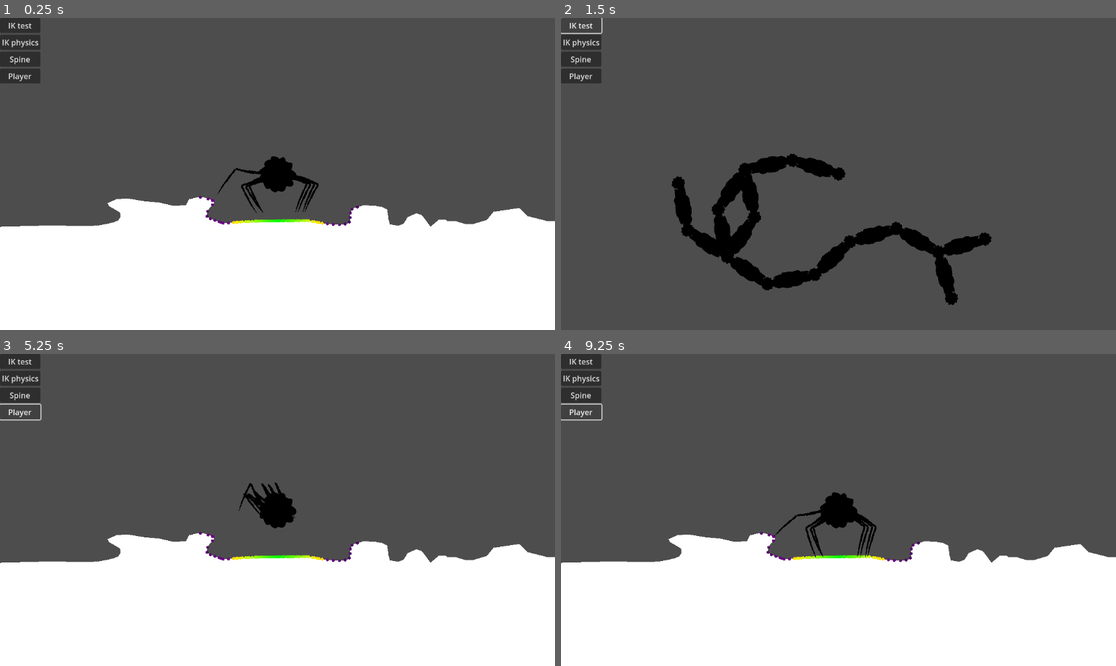
Above: before the commit, frames 1-4 (two rows, left to right).
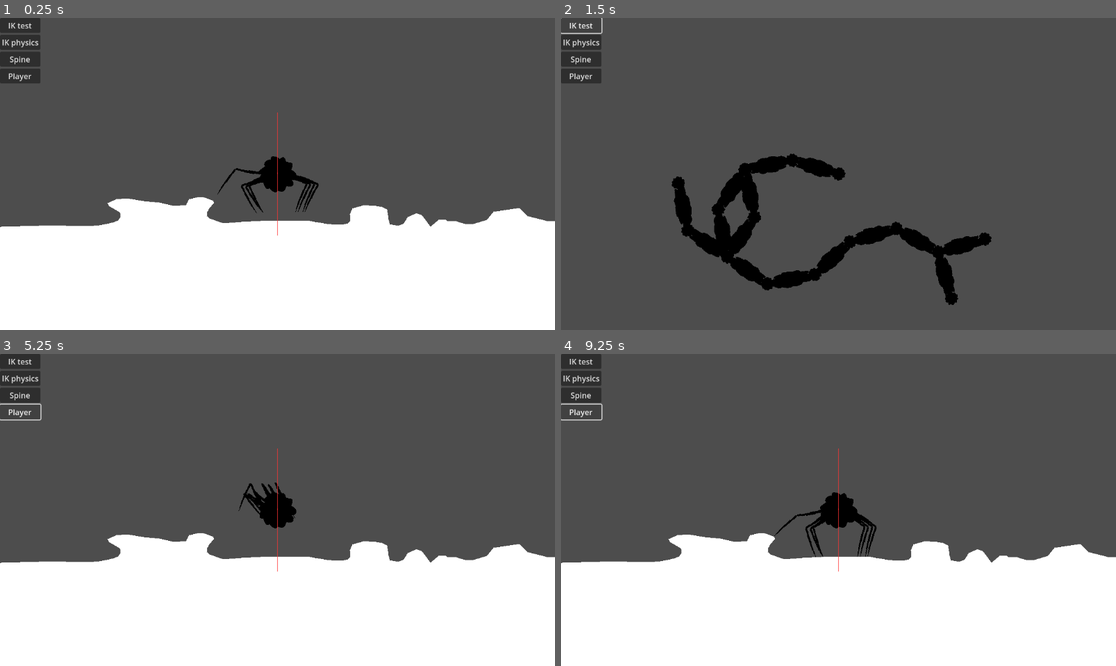
Above: after the commit, the same moments.

Repository: p4triko/CG-2025-Project-Procedural-Animation
Game: Godot game, scene res://scenes/player_testing.tscn
Two runs of this game, one before a commit and one after it. Both use one fixed random seed, a clock stepped at 60 frames per second and the inputs below.
Inputs:
- Up to frame 1 (0.25 s): no input
- Up to frame 2 (1.5 s): click "IK test" at 0.5 s; click "IK test" at 1.25 s
- Up to frame 3 (5.25 s): click "IK physics" at 2 s; click "IK test" at 2.75 s; click "Spine" at 3.5 s; click "IK test" at 4.25 s; click "Player" at 5 s
- Up to frame 4 (9.25 s): click "IK physics" at 5.75 s; click "IK physics" at 6.5 s; click "Spine" at 7.25 s; click "IK physics" at 8 s; click "Player" at 8.75 s

The runs differ from the first frame. In frame 1, 0.3% of the frame differs, in the area x 35-65%, y 30-70%; in frame 2, nothing differs; in frame 3, 0.3%; in frame 4, 0.3%.

Commit message:
Casting for floor (body movement)

Diff:
--- a/objects/Player/player.gd
+++ b/objects/Player/player.gd
@@ -4,7 +4,7 @@
 
 @export_group("Vertical")
 @export var gravity: float = 1.0
-@export var v_accel: float = 1.0
+@export var v_accel: float = 200.0
 
 @export_group("Horisontal")
 @export var h_accel: float = 2000.0
@@ -12,7 +12,7 @@
 @export var h_target_velocity: float = 300
 @export var sprint_multiplier: float = 1.5
 
-var wanted_floor_distance = 40;
+var wanted_floor_distance = 100;
 var wanted_velocity: Vector2
 var is_grounded: bool = false
 var is_touching_wall: bool = false
@@ -24,21 +24,53 @@
 
 var debug_draw_surfaces: Array = []
 
+@onready var floor_raycast: RecursiveRayCast2D = $FloorRayCast
+@onready var body_raycast: RecursiveRayCast2D = $BodyRayCast
+
 func _ready() -> void:
 	left_legs = [%LegLeft1, %LegLeft2, %LegLeft3, %LegLeft4]
 	right_legs = [%LegRight1, %LegRight2, %LegRight3, %LegRight4]
 	legs = left_legs + right_legs
 
 func _physics_process(delta: float) -> void:
-	var input_axis: Vector2 = Vector2(Input.get_axis("game_left", "game_right"), Input.get_axis("game_up", "game_down"))
+	var input_axis: Vector2 = Vector2(Input.get_axis("game_left", "game_right"), Input.get_axis("game_down", "game_up"))
 	var input_sprint: bool = Input.is_action_pressed("game_sprint")
 
-	# Vertical velocity
+	## Raycasting for nearby surfaces/walls
+	var surfaces = get_potential_surfaces()
+	debug_draw_surfaces = surfaces
+
+	## Vertical velocity
+	var left_legs_grounded = 0
+	for i: SpiderLeg in left_legs:
+		left_legs_grounded += 1 if i.state == i.states.GROUNDED else 0
+
+	# Find floor, where spider will be
+	var prediction_time = 0.25
+	var spider_predicted_positon = velocity * prediction_time
+	floor_raycast.position.x = spider_predicted_positon.x
+	floor_raycast.exclude = [self]
+	var floor_points = floor_raycast.get_collisions()
+	var new_floor: Vector2 = null if floor_points.is_empty() else floor_points[0][0]
+	var current_floor = Vector2(0, wanted_floor_distance)
+	for floor_point in floor_points:
+		body_raycast.target_positon = floor_point[0] - body_raycast.global_position + floor_point[1]
+		if body_raycast.get_collisions().is_empty():
+			if new_floor.distance_to(current_floor) > floor_point[0].distance_to(current_floor) :
+				new_floor = floor_point[0]
+	body_raycast.target_positon = new_floor - body_raycast.global_position - Vector2(0, wanted_floor_distance) #Just for visualization
+
+	# Wanted velocity is the ideal direction/speed player wants to be moving at,
+	# but it has to be interpolated for smoother movement
 	if abs(input_axis.y) > 0.5:
 		wanted_floor_distance += input_axis.y * v_accel * delta
+		wanted_floor_distance = clamp(wanted_floor_distance, 50, 128)
+	#print(wanted_floor_distance)
 	wanted_velocity.y = 0
 
-	# Horizontal velocity
+	velocity.y = wanted_velocity.y
+
+	## Horizontal velocity
 	wanted_velocity.x = input_axis.x * h_target_velocity * (sprint_multiplier if input_sprint else 1.0)
 	var velocity_diff: float = wanted_velocity.x - velocity.x
 	var is_speeding_up: bool = sign(velocity.x) * wanted_velocity.x > sign(velocity.x) * velocity.x
@@ -48,9 +80,6 @@
 	move_and_slide()
 
 	## Leg movement
-	var surfaces = get_potential_surfaces()
-	debug_draw_surfaces = surfaces
-
 	var leg_scores = []
 	for leg_i in legs.size():
 		var leg: SpiderLeg = legs[leg_i]
@@ -79,9 +108,7 @@
 		var score_diff = best_surface_score - current_score
 		var best_surface = data[3]
 
-
 		if leg.state == leg.states.GROUNDED:
-			if leg.name == "LegLeft1": print(current_score)
 			if score_diff > trigger_threshold: # If new surface is way better than current surface, then step
 				leg.step(best_surface[0], best_surface[1])
 		if current_score < 0:
@@ -138,14 +165,16 @@
 
 func _draw():
 	## For surfaces, doesnt account for the angle
-	for surface in debug_draw_surfaces:
-		var pos = surface[0] - global_position
-		var normal = surface[1]
-		var score = calculate_score(pos - velocity * 0.25, normal, 0)
-		draw_circle(pos, 3, debug_gradient.gradient.sample((score + 1)/2))
+	#for surface in debug_draw_surfaces:
+		#var pos = surface[0] - global_position
+		#var normal = surface[1]
+		#var score = calculate_score(pos - velocity * 0.25, normal, 0)
+		#draw_circle(pos, 3, debug_gradient.gradient.sample((score + 1)/2))
 
 	## All positions, doesnt account for normal or angle
 	#for x in range(-128, 129, 8):
 		#for y in range(-128, 129, 8):
 			#var score = calculate_score(Vector2(x, y), Vector2.UP, 1.1)
 			#draw_circle(Vector2(x, y) + velocity * 0.25, 3, debug_gradient.gradient.sample((score + 1)/2))
+
+	pass
--- a/objects/Player/player.tscn
+++ b/objects/Player/player.tscn
@@ -32,7 +32,7 @@
 position = Vector2(-24, 0)
 wanted_position = Vector2(-77.53792, 61.877224)
 leg_polarity = true
-neighbour_legs = [NodePath("../LegLeft2"), NodePath("../LegRight2")]
+neighbour_legs = [NodePath("../LegRight1"), NodePath("../LegLeft4")]
 leg_reposition_speed = 0.25
 step_weight = 0.5
 
@@ -41,7 +41,7 @@
 position = Vector2(-16, 0)
 wanted_position = Vector2(-49.061314, 92.95154)
 leg_polarity = true
-neighbour_legs = [NodePath("../LegLeft1"), NodePath("../LegRight1")]
+neighbour_legs = [NodePath("../LegRight2"), NodePath("../LegLeft1")]
 leg_reposition_speed = 0.25
 step_weight = 0.5
 
@@ -50,7 +50,7 @@
 position = Vector2(-8, 0)
 wanted_position = Vector2(-79.09073, 69.62354)
 leg_polarity = true
-neighbour_legs = [NodePath("../LegLeft4"), NodePath("../LegRight4")]
+neighbour_legs = [NodePath("../LegRight3"), NodePath("../LegLeft2")]
 leg_reposition_speed = 0.25
 step_weight = 0.5
 
@@ -58,14 +58,14 @@
 unique_name_in_owner = true
 wanted_position = Vector2(-49.061314, 92.95154)
 leg_polarity = true
-neighbour_legs = [NodePath("../LegLeft3"), NodePath("../LegRight3")]
+neighbour_legs = [NodePath("../LegRight4"), NodePath("../LegLeft3")]
 leg_reposition_speed = 0.25
 step_weight = 0.5
 
 [node name="LegRight1" parent="." node_paths=PackedStringArray("neighbour_legs") instance=ExtResource("3_hi0mj")]
 unique_name_in_owner = true
 wanted_position = Vector2(73.11943, 54.499714)
-neighbour_legs = [NodePath("../LegRight2"), NodePath("../LegLeft2")]
+neighbour_legs = [NodePath("../LegLeft1"), NodePath("../LegRight4")]
 leg_reposition_speed = 0.25
 step_weight = 0.5
 
@@ -73,7 +73,7 @@
 unique_name_in_owner = true
 position = Vector2(8, 0)
 wanted_position = Vector2(2.3123076, 80.41855)
-neighbour_legs = [NodePath("../LegRight1"), NodePath("../LegLeft1")]
+neighbour_legs = [NodePath("../LegLeft2"), NodePath("../LegRight1")]
 leg_reposition_speed = 0.25
 step_weight = 0.5
 
@@ -81,7 +81,7 @@
 unique_name_in_owner = true
 position = Vector2(16, 0)
 wanted_position = Vector2(73.11943, 54.499714)
-neighbour_legs = [NodePath("../LegRight4"), NodePath("../LegLeft4")]
+neighbour_legs = [NodePath("../LegLeft3"), NodePath("../LegRight2")]
 leg_reposition_speed = 0.25
 step_weight = 0.5
 
@@ -89,7 +89,7 @@
 unique_name_in_owner = true
 position = Vector2(24, 0)
 wanted_position = Vector2(2.3123076, 80.41855)
-neighbour_legs = [NodePath("../LegRight3"), NodePath("../LegLeft3")]
+neighbour_legs = [NodePath("../LegLeft4"), NodePath("../LegRight3")]
 leg_reposition_speed = 0.25
 step_weight = 0.5
 
@@ -1251,3 +1251,15 @@
 position = Vector2(-20, 20)
 script = ExtResource("4_76bfe")
 target_positon = Vector2(127.383644, -12.546194)
+
+[node name="FloorRayCast" type="Node2D" parent="."]
+position = Vector2(0, -128)
+script = ExtResource("4_76bfe")
+target_positon = Vector2(0, 256)
+draw_debug = 0
+metadata/_custom_type_script = "uid://bnyh50e0grrse"
+
+[node name="BodyRayCast" type="Node2D" parent="."]
+script = ExtResource("4_76bfe")
+draw_debug = 0
+metadata/_custom_type_script = "uid://bnyh50e0grrse"
--- a/objects/RecursiveRayCast2D/RecursiveRayCast2D.gd
+++ b/objects/RecursiveRayCast2D/RecursiveRayCast2D.gd
@@ -41,5 +41,5 @@
 func _draw() -> void:
 	if Utils.check_debug_enum(draw_debug):
 		draw_line(Vector2.ZERO, target_positon, Color(1, 0.2, 0.2, 0.7), 1.5)
-		for i in saved_hits:
-			draw_circle(i[0] - global_position, 2, Color(1, 0.2, 0.2, 0.7), false, 1)
+		#for i in saved_hits:
+			#draw_circle(i[0] - global_position, 2, Color(1, 0.2, 0.2, 0.7), false, 1)
